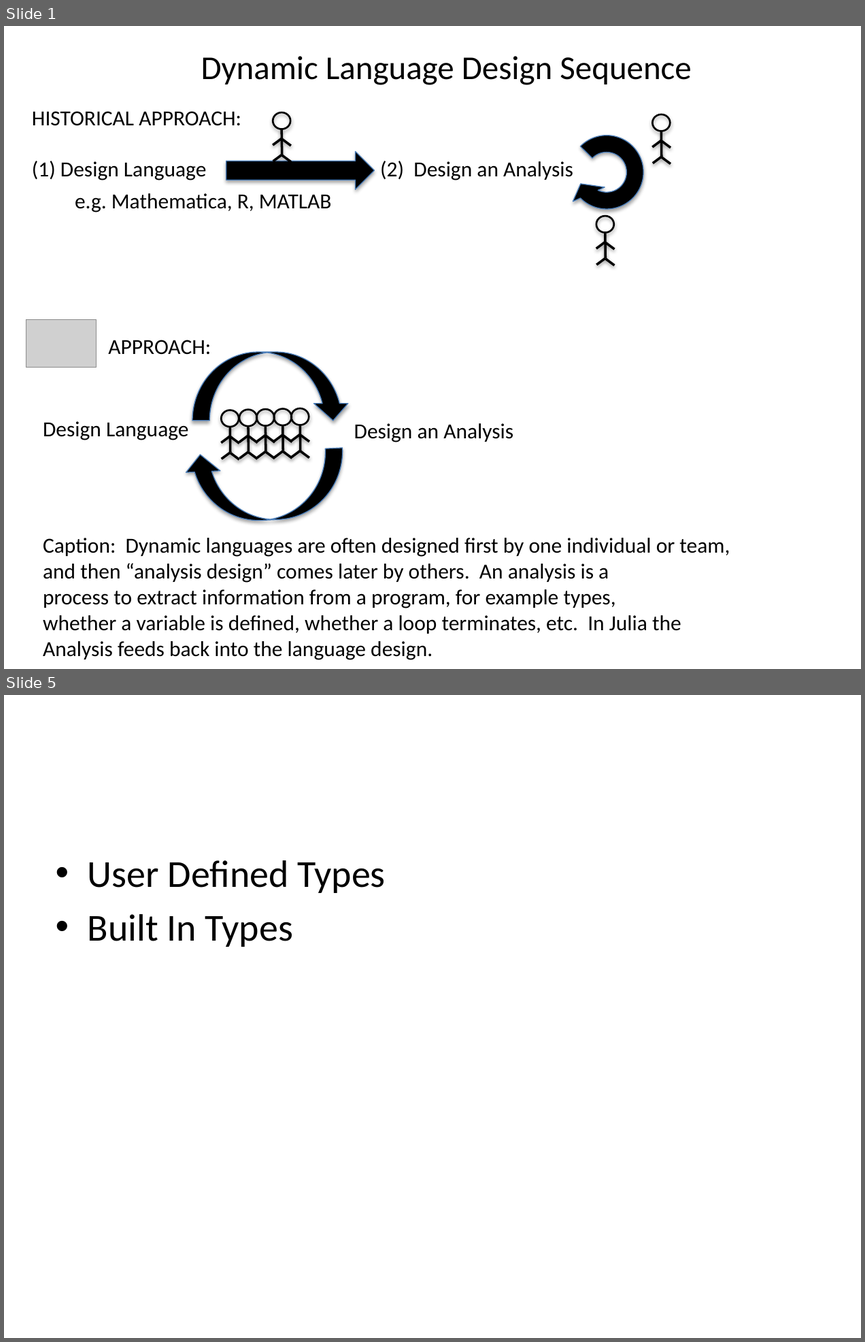
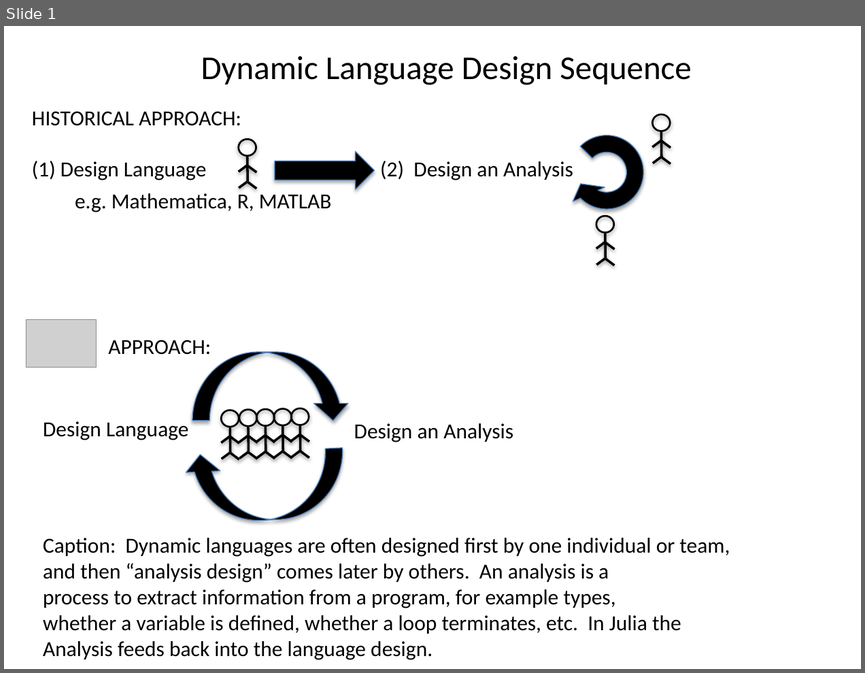
Before and after one commit to jiahao/julia-paper-arrays, a slide deck: array paper.pptx. Shown one above the other, each under a label of ours: slides 1 and 5 before the commit, slide 1 after it; the slides between them are not shown. The pictures are 865x1342 and 865x673 pixels, drawn with LibreOffice and Linux fonts; fonts in the diff are those of the drawing; grey boxes stand for pictures. Boxes give left, top, right and bottom in pixels: in the first picture for what was removed or moved away, otherwise in the second. Text is boxed around its words. In the diff, an @@ line names an element or a change of style, - is before the commit and + after.

```diff
--- a/array paper.pptx
+++ b/array paper.pptx
@@ slide 5 removed at <box>4,695,861,1338</box>, background #FFFFFF @@
@@ text removed at <box>88,860,385,947</box> @@
-• User Defined Types
-• Built In Types
@@ slide 1 changed as well @@
@@ right arrow: place and size @@
-right arrow at <box>226,151,374,189</box>
+right arrow at <box>275,151,374,189</box>
@@ 5 lines, 1 ellipse: place and size @@
-5 lines, 1 ellipse at <box>273,112,291,161</box>
+5 lines, 1 ellipse at <box>239,139,257,189</box>
```
Also in this commit, not shown: 2 other slides changed, 1 other slide removed.
